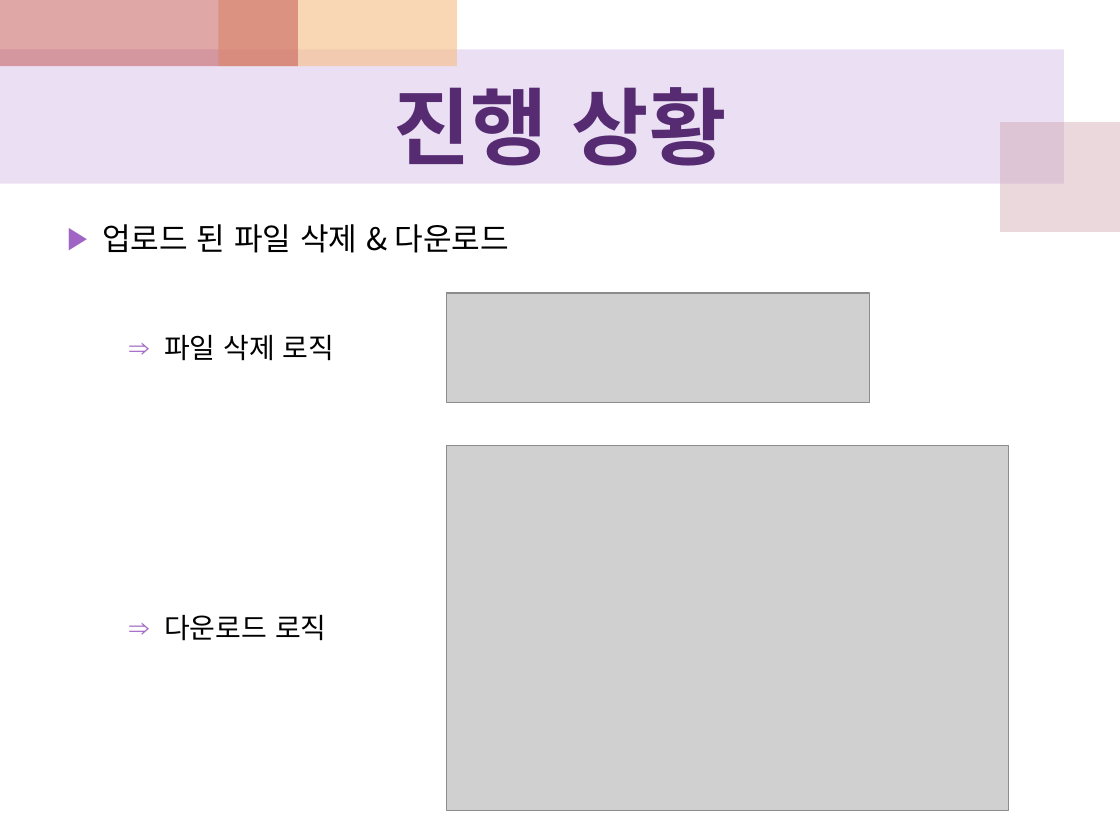
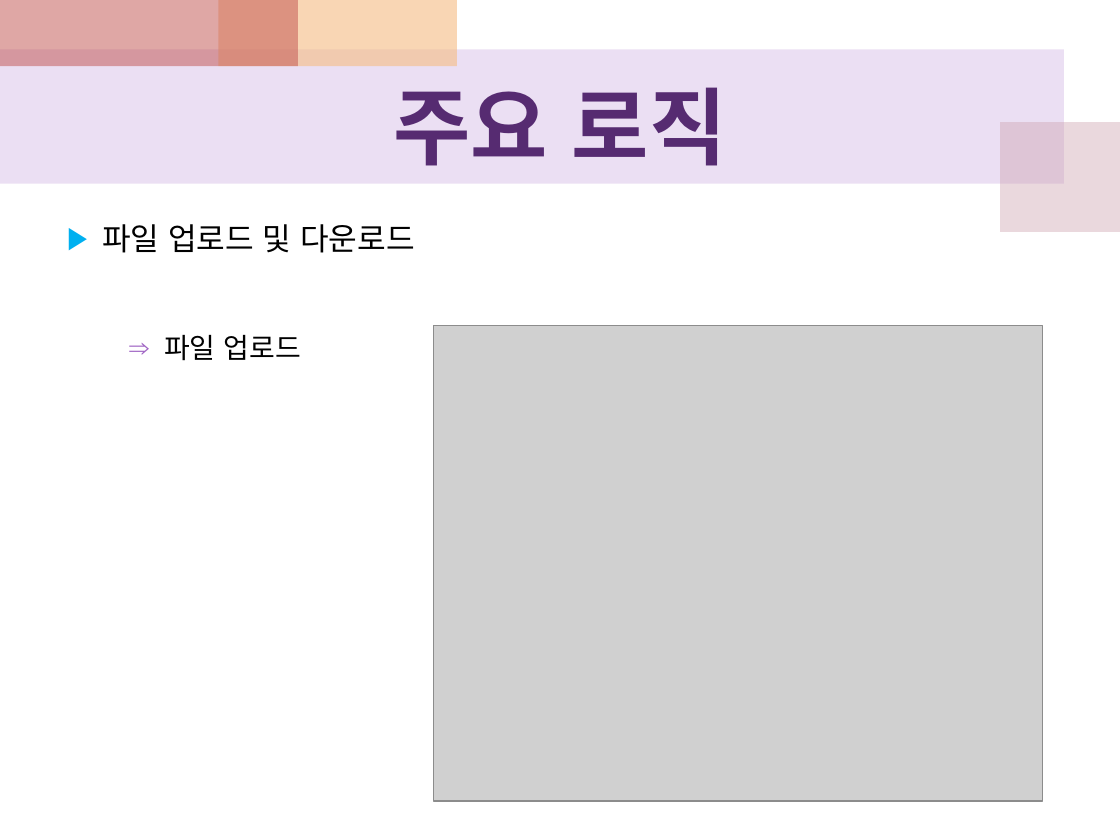
Before and after one commit to JunhyeokKim/javarajob, a slide deck: slide 20 of WebContent/doc/term04(6.1~6.30)/[6조]_term04_170706_javarajob_final.pptx (slide 13 before the commit). Drawn at 1120x840 pixels with LibreOffice and Linux fonts; fonts in the diff are those of the drawing; grey boxes stand for pictures. Boxes give left, top, right and bottom in pixels: in the first picture for what was removed or moved away, otherwise in the second. Text is boxed around its words. In the diff, an @@ line names an element or a change of style, - is before the commit and + after.

```diff
--- a/WebContent/doc/term04(6.1~6.30)/[6조]_term04_170706_javarajob_final.pptx
+++ b/WebContent/doc/term04(6.1~6.30)/[6조]_term04_170706_javarajob_final.pptx
@@ title at box(394, 87, 727, 166): text changed @@
-진행 상황
+주요 로직
@@ text at box(102, 224, 415, 253): text changed @@
-▶ 업로드 된 파일 삭제 & 다운로드
+▶ 파일 업로드 및 다운로드
@@ picture removed at box(447, 293, 869, 403) @@
@@ picture: place and size @@
-picture at box(447, 446, 1009, 811)
+picture at box(433, 325, 1043, 801)
@@ text at box(164, 335, 301, 361): text changed @@
-⇒ 파일 삭제 로직
+⇒ 파일 업로드
@@ text removed at box(164, 615, 327, 641) @@
-⇒ 다운로드 로직
```
Also in this commit, not shown: 9 other slides changed, 12 slides added, 2 slides removed, 30 other files.
